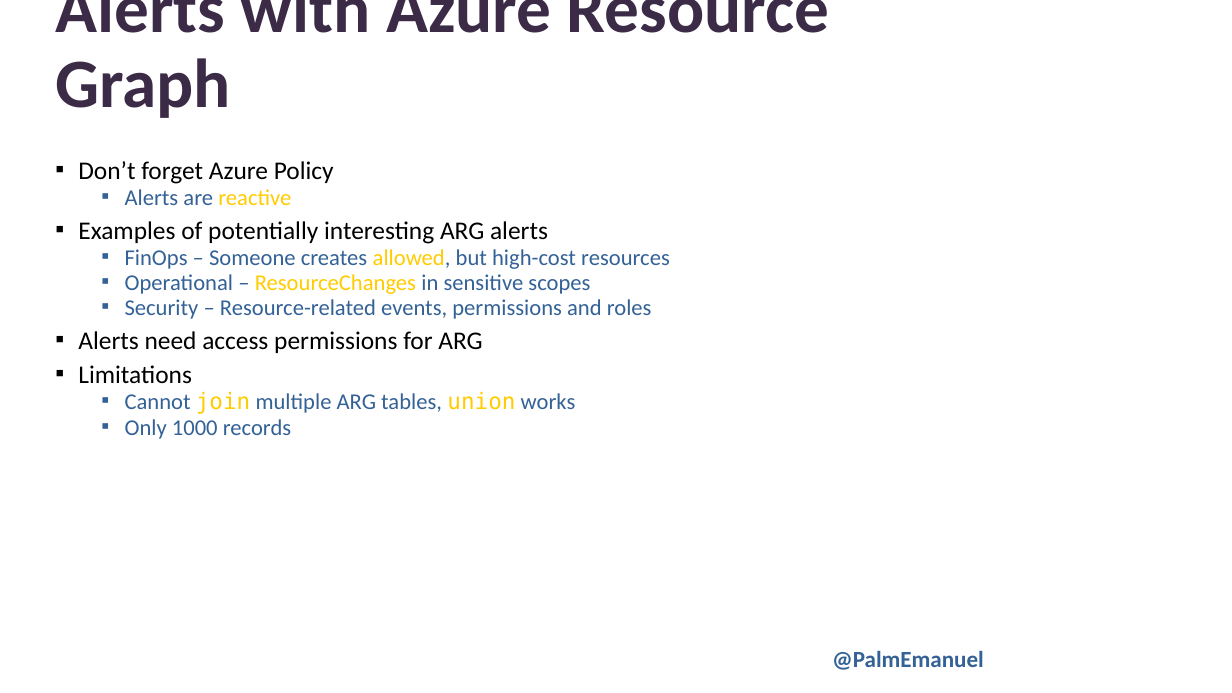
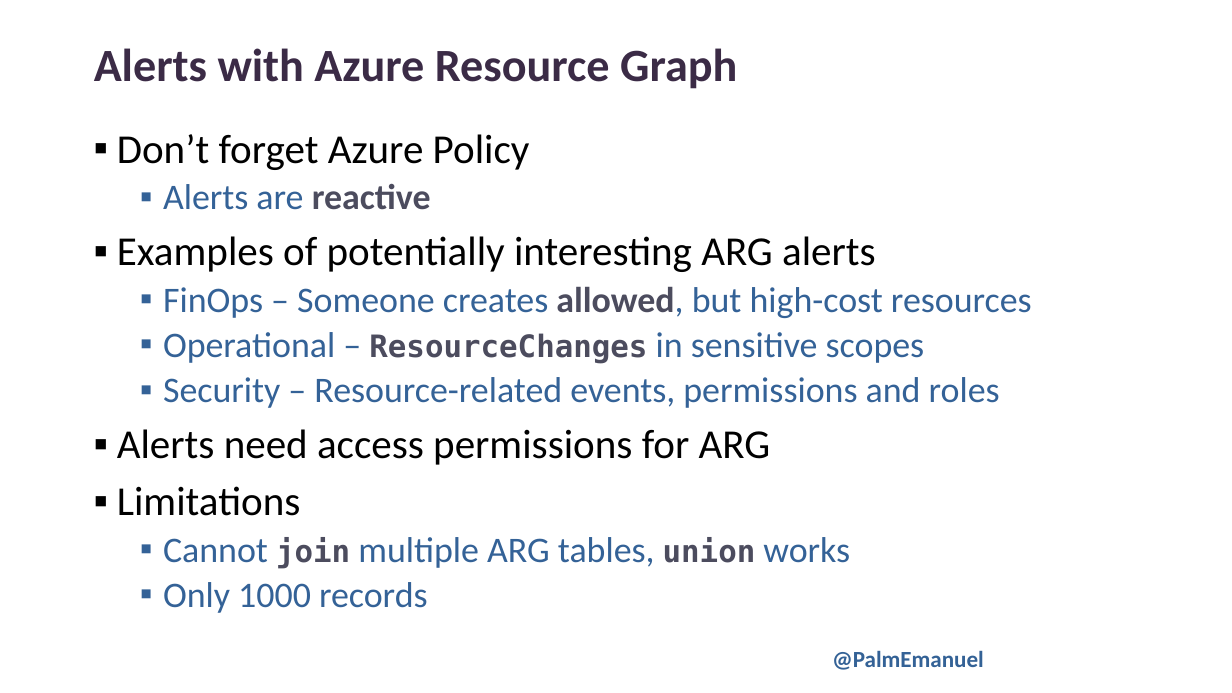
Before and after one commit to PalmEmanuel/PSConfEU, a slide deck: slide 26 of 2026/AzureResourceGraph/PSCONFEU26_EmanuelPalm_ChartingTheCloudySeaWithARG.pptx. Drawn at 1232x693 pixels with LibreOffice and Linux fonts; fonts in the diff are those of the drawing; background and template pictures are left out. Boxes give left, top, right and bottom in pixels: in the first picture for what was removed or moved away, otherwise in the second. Text is boxed around its words. In the diff, an @@ line names an element or a change of style, - is before the commit and + after.

```diff
--- a/2026/AzureResourceGraph/PSCONFEU26_EmanuelPalm_ChartingTheCloudySeaWithARG.pptx
+++ b/2026/AzureResourceGraph/PSCONFEU26_EmanuelPalm_ChartingTheCloudySeaWithARG.pptx
@@ text "Alerts with Azure Resource Graph" moved from (x1=55, y1=0, x2=829, y2=118) to (x1=94, y1=48, x2=737, y2=89) @@
@@ text "Alerts with Azure Resource Graph" at (x1=94, y1=48, x2=737, y2=89): size 54 to 36 pt; vertical alignment bottom to top @@
@@ text "Don’t forget Azure Policy" moved from (x1=78, y1=161, x2=670, y2=439) to (x1=117, y1=134, x2=1032, y2=569) @@
@@ text "Don’t forget Azure Policy" at (x1=117, y1=134, x2=1032, y2=569): size 19.8 to 32 pt in "Don’t forget Azure Policy", "Examples of potentially interesting ARG alerts", "Alerts need access permissions for ARG", "Limitations"; size 17.6 to 28 pt in "Alerts are reactive", "FinOps – Someone creates allowed, but high-cost ...", "Operational – in sensitive scopes", "Security – Resource-related events, permissions and roles" and 2 more places; text colour #FFCC01 to #4C4C5E, bold on in "reactive", "allowed,", "ResourceChanges", "join union"; size 17.6 to 24 pt in "ResourceChanges", "join union"; font Calibri to DejaVu Sans Mono in "ResourceChanges"; line spacing 0.7 to 0.9 @@
```
Also in this commit, not shown: 7 other slides changed, 1 slide removed.
